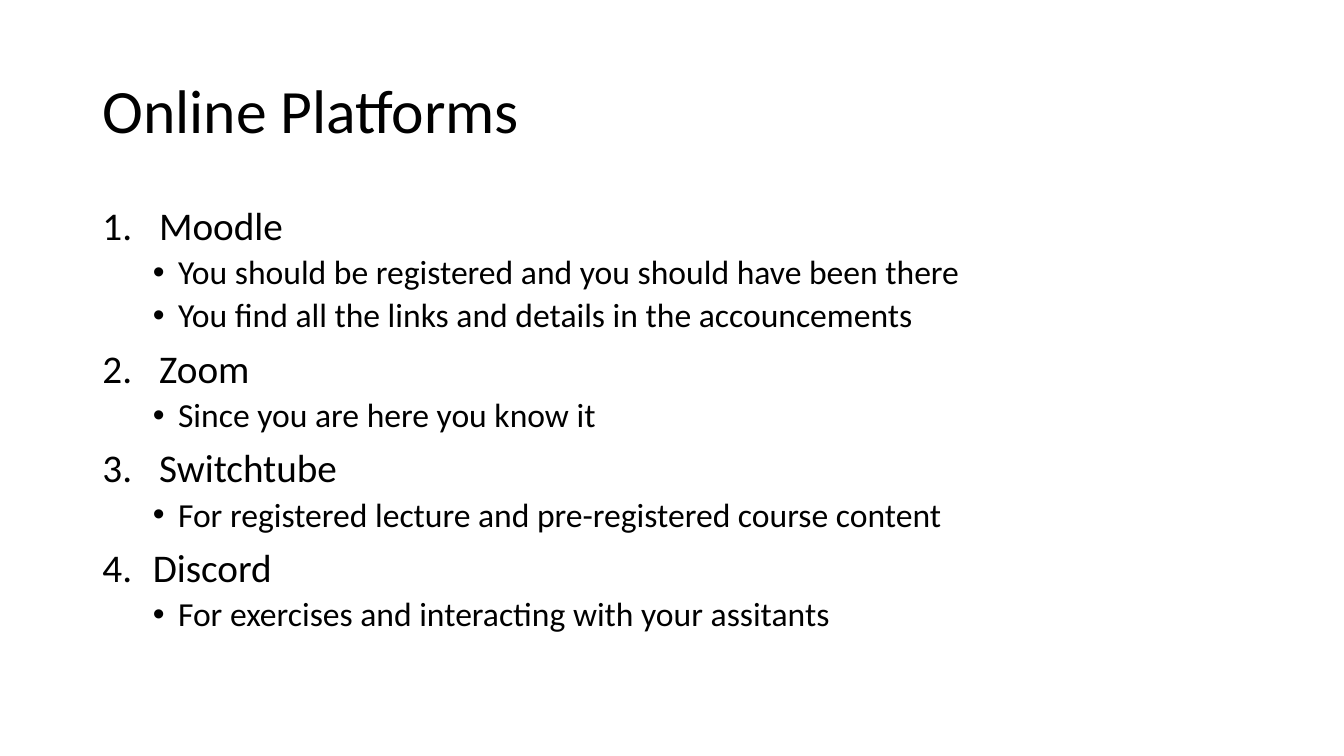
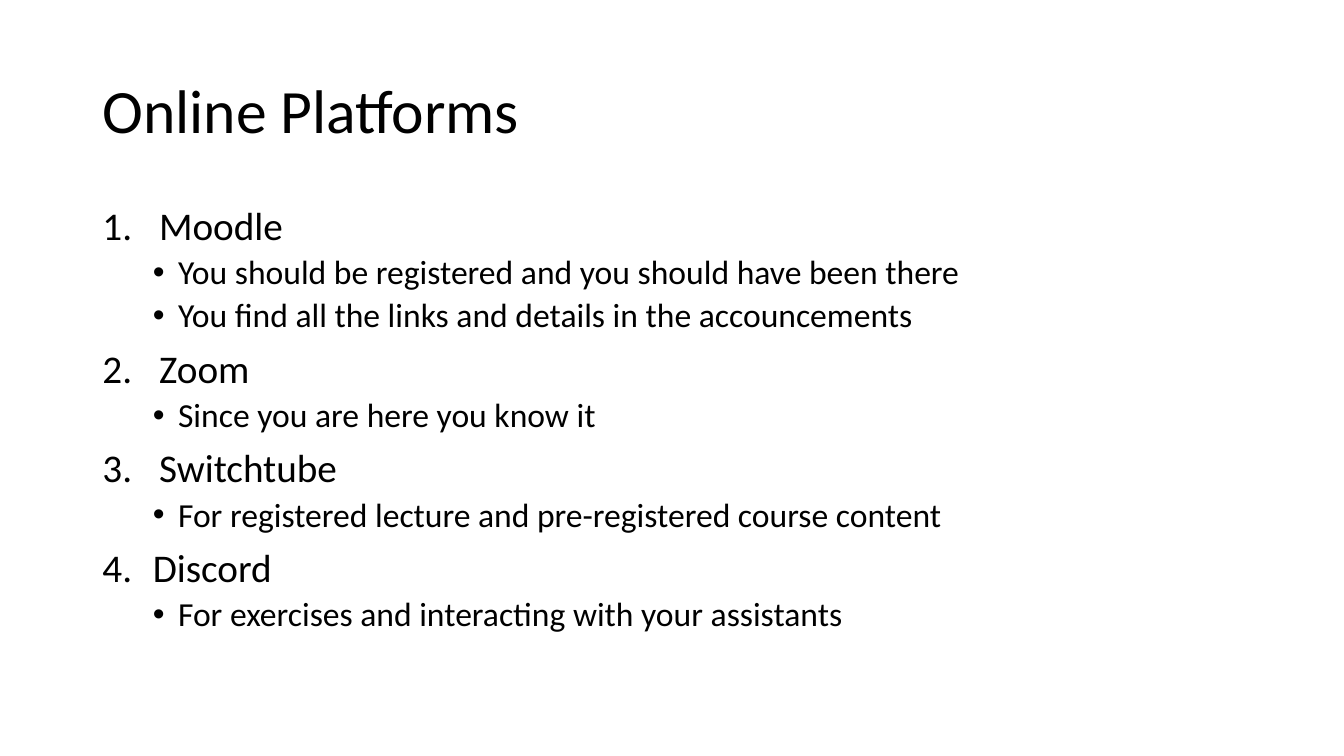
Before and after one commit to LSIR/AICC-I, a slide deck: slide 4 of Lectures/Week 0/0. General Information.pptx. Drawn at 1344x756 pixels with LibreOffice and Linux fonts; fonts in the diff are those of the drawing. Boxes give left, top, right and bottom in pixels: in the first picture for what was removed or moved away, otherwise in the second. Text is boxed around its words. In the diff, an @@ line names an element or a change of style, - is before the commit and + after.

```diff
--- a/Lectures/Week 0/0. General Information.pptx
+++ b/Lectures/Week 0/0. General Information.pptx
@@ text at box(178, 602, 842, 632): text changed @@
-  • For exercises and interacting with your assitants
+  • For exercises and interacting with your assistants
```
Also in this commit, not shown: 2 other slides changed, 1 slide added, 3 other files.
